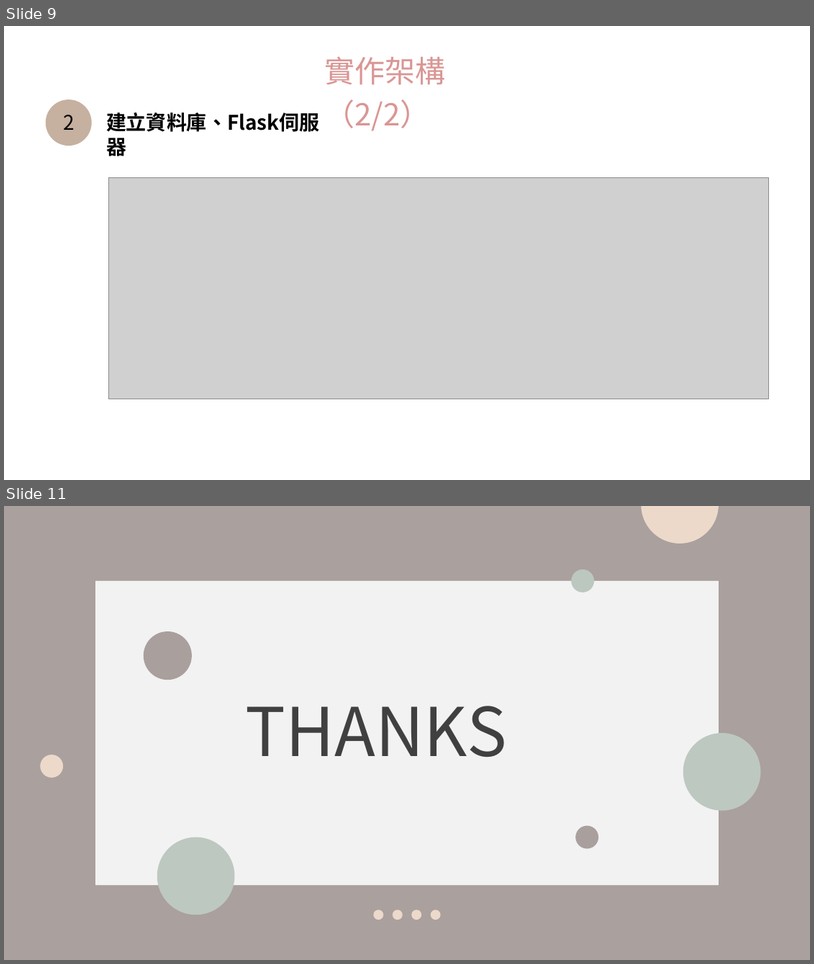
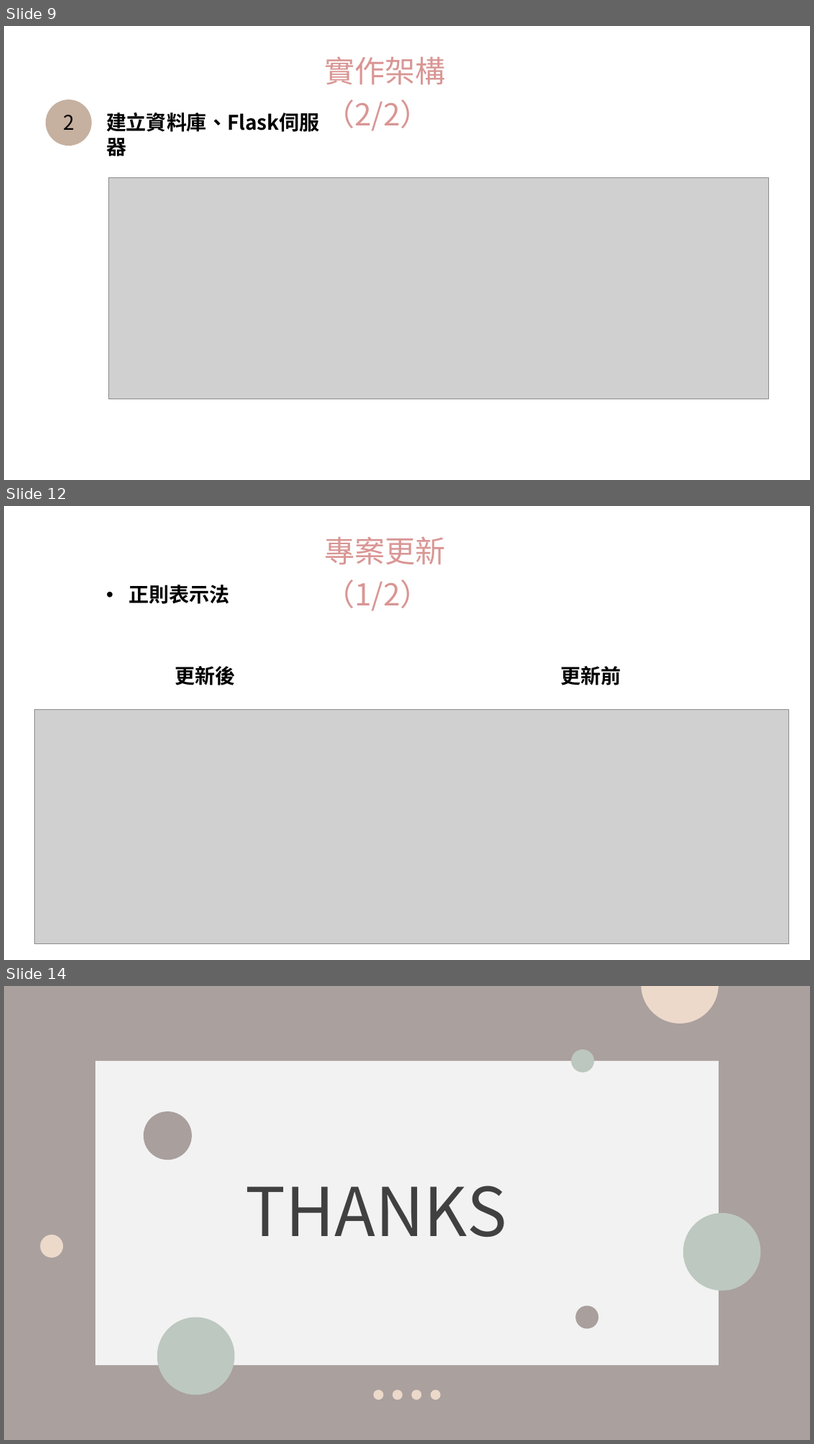
Before and after one commit to cluglin/myfirst, a slide deck: 程式實作.pptx. Shown one above the other, each under a label of ours: slides 9 and 11 before the commit, slides 9, 12 and 14 after it; the slides between them are not shown. The pictures are 814x964 and 814x1444 pixels, drawn with LibreOffice and Linux fonts; fonts in the diff are those of the drawing; grey boxes stand for pictures. Boxes give left, top, right and bottom in pixels: in the first picture for what was removed or moved away, otherwise in the second. Text is boxed around its words. In the diff, an @@ line names an element or a change of style, - is before the commit and + after.

```diff
--- a/程式實作.pptx
+++ b/程式實作.pptx
@@ slide 12 added at (x1=4, y1=506, x2=810, y2=960), background #FFFFFF @@
@@ text added at (x1=325, y1=537, x2=446, y2=611), 36 pt, text #D99694 @@
+專案更新（1/2）
@@ text added at (x1=129, y1=584, x2=230, y2=604), 24 pt, text #000000, bold @@
+• 正則表示法
@@ text added at (x1=175, y1=666, x2=235, y2=685), 24 pt, text #000000, bold @@
+更新後
@@ text added at (x1=561, y1=666, x2=622, y2=685), 24 pt, text #000000, bold @@
+更新前
@@ picture added at (x1=34, y1=709, x2=790, y2=943) @@
@@ what was slide 11 is now slide 14 @@
```
Also in this commit, not shown: 2 slides changed, 2 other slides added, 2 other files.
